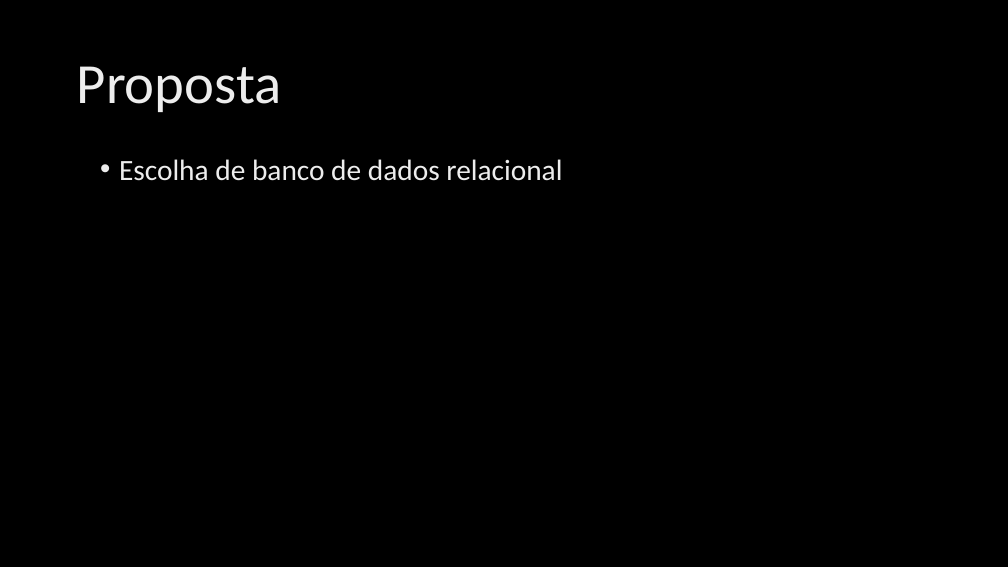
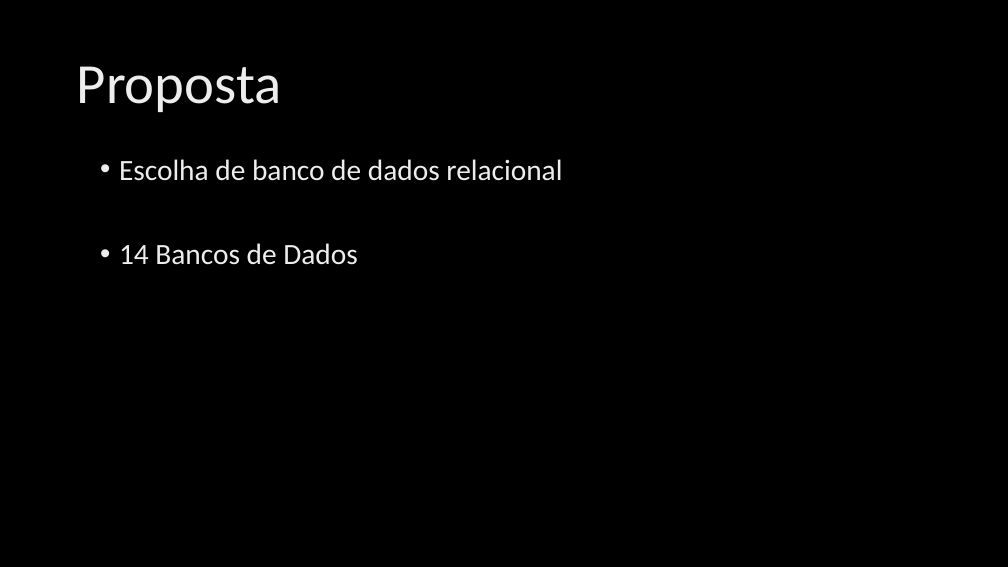
Before and after one commit to Hidanko/CBR-Database-suggestion, a slide deck: slide 2 of Apresentacao.pptx. Drawn at 1008x567 pixels with LibreOffice and Linux fonts; fonts in the diff are those of the drawing; background and template pictures are left out. Boxes give left, top, right and bottom in pixels: in the first picture for what was removed or moved away, otherwise in the second. Text is boxed around its words. In the diff, an @@ line names an element or a change of style, - is before the commit and + after.

```diff
--- a/Apresentacao.pptx
+++ b/Apresentacao.pptx
@@ text at <box>119,243,358,265</box>: paragraph added @@
+• 14 Bancos de Dados
```
Also in this commit, not shown: 1 other slide changed, 3 slides added, 1 slide removed.
